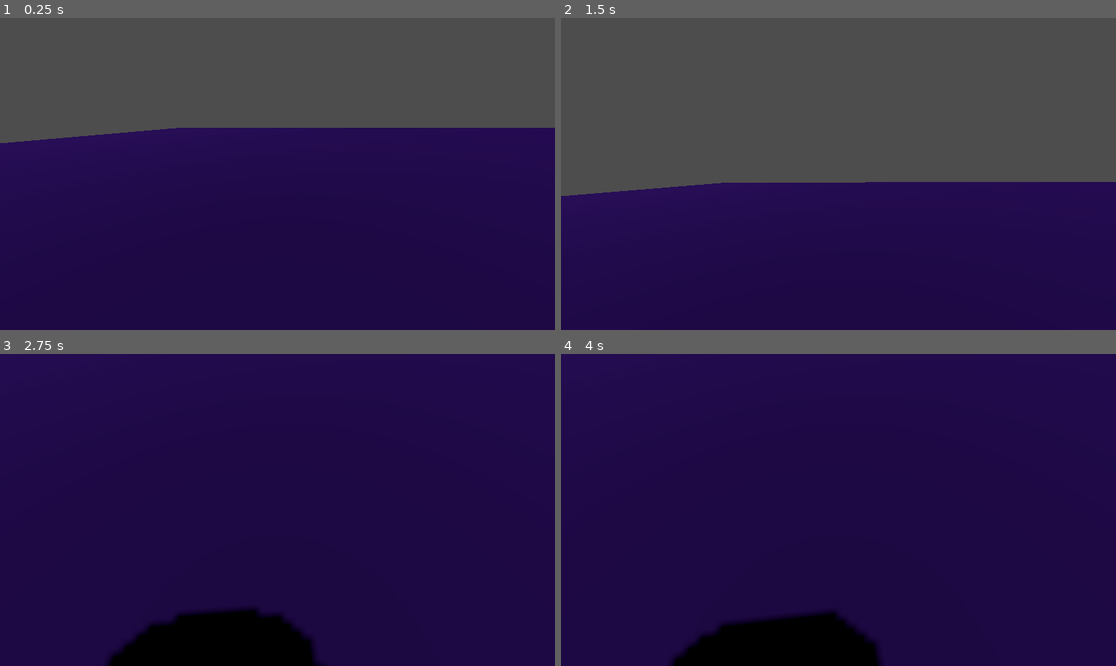
Above: before the commit, frames 1-4 (two rows, left to right).
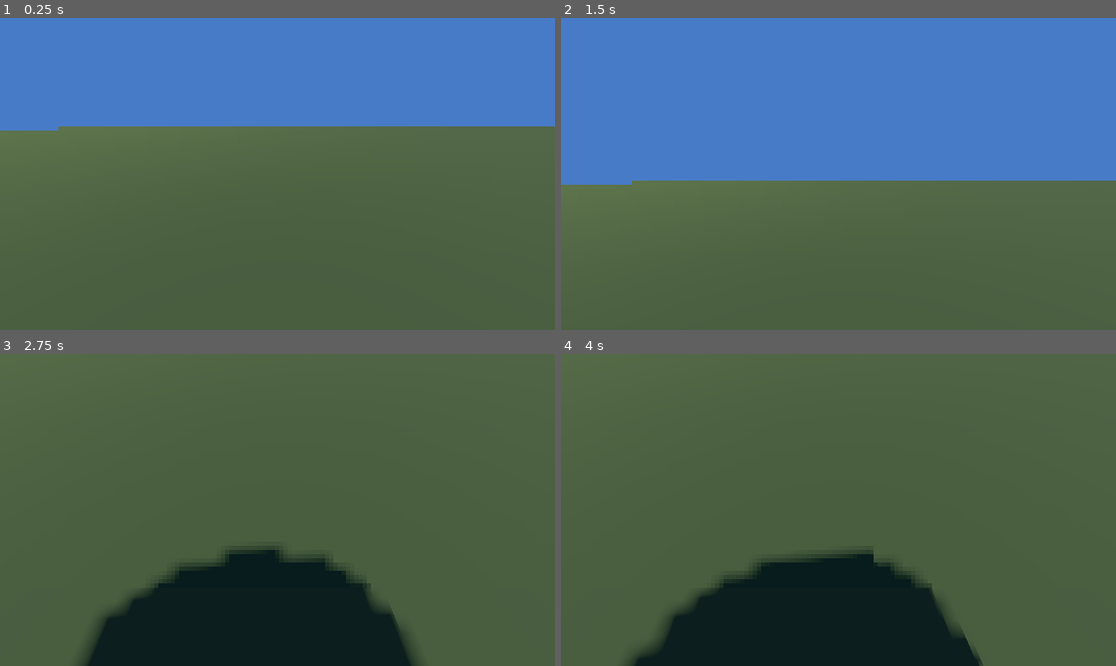
Above: after the commit, the same moments.

Repository: SorrenM/Git_Test
Game: Godot game, scene res://Main.tscn
Two runs of this game, one before a commit and one after it. Both use one fixed random seed, a clock stepped at 60 frames per second and the inputs below.
Inputs:
- Up to frame 1 (0.25 s): no input
- Up to frame 2 (1.5 s): tap Enter (ui_accept) at 0.5, 0.77 s; hold Right (ui_right) 0.53-1.28 s; tap S (look_down) at 0.6 s; hold Down (ui_down) from 1.28 s (still down); tap W (look_up) at 1.35 s
- Up to frame 3 (2.75 s): tap Enter (ui_accept) at 1.52, 2 s; release Down (ui_down) at 2.03 s; hold Right (ui_right) from 2.03 s (still down); tap S (look_down) at 2.1 s
- Up to frame 4 (4 s): release Right (ui_right) at 2.78 s; hold Up (ui_up) 2.78-3.53 s; tap W (look_up) at 2.85 s; tap Enter (ui_accept) at 3.02, 3.5, 3.77 s; hold Left (ui_left) from 3.53 s (still down); tap S (look_down) at 3.6 s

The runs differ from the first frame. In frame 1, 100% of the frame differs, in the area x 0-100%, y 0-100%; in frame 2, 100%; in frame 3, 100%; in frame 4, 100%.

Commit message:
Added pixelation shader
Made some scuffed pixelation shader. Edit the 'Pixel Size' in the materials shader perameters to adjust.

Diff:
--- a/environment_01.tscn
+++ b/environment_01.tscn
@@ -1,4 +1,6 @@
 [gd_scene format=3 uid="uid://c2g8mrajatb0m"]
+
+[ext_resource type="Shader" uid="uid://cd4pgtrtt7k0p" path="res://shaders/new_shader.gdshader" id="1_keagx"]
 
 [sub_resource type="WorldBoundaryShape3D" id="WorldBoundaryShape3D_rxg2q"]
 
@@ -6,7 +8,32 @@
 size = Vector2(100, 100)
 
 [sub_resource type="StandardMaterial3D" id="StandardMaterial3D_glv2v"]
-albedo_color = Color(0.21716979, 0.3041195, 0.20420888, 1)
+albedo_color = Color(0.28061143, 0.2878306, 0.17312148, 1)
+
+[sub_resource type="ShaderMaterial" id="ShaderMaterial_jjogm"]
+render_priority = 0
+shader = ExtResource("1_keagx")
+shader_parameter/pixel_size = 6.0
+
+[sub_resource type="QuadMesh" id="QuadMesh_48q7v"]
+material = SubResource("ShaderMaterial_jjogm")
+flip_faces = true
+size = Vector2(2, 1)
+
+[sub_resource type="Sky" id="Sky_48q7v"]
+
+[sub_resource type="Environment" id="Environment_keagx"]
+background_mode = 1
+background_color = Color(0.28355306, 0.4808485, 0.7786409, 1)
+sky = SubResource("Sky_48q7v")
+ambient_light_color = Color(0.378438, 0.68001854, 0.8301399, 1)
+ambient_light_energy = 0.0
+
+[sub_resource type="CameraAttributesPractical" id="CameraAttributesPractical_jjogm"]
+
+[sub_resource type="Compositor" id="Compositor_2kncw"]
+
+[sub_resource type="BoxMesh" id="BoxMesh_48q7v"]
 
 [node name="Environment_01" type="Node" unique_id=929874254]
 
@@ -16,11 +43,36 @@
 shape = SubResource("WorldBoundaryShape3D_rxg2q")
 
 [node name="MeshInstance3D" type="MeshInstance3D" parent="Ground" unique_id=1535666797]
+transform = Transform3D(1, 0, 0, 0, 1, 0, 0, 0, 1, 4.2875757, 1.1025381, -3.0286522)
 mesh = SubResource("PlaneMesh_glv2v")
 surface_material_override/0 = SubResource("StandardMaterial3D_glv2v")
 
 [node name="DirectionalLight3D" type="DirectionalLight3D" parent="." unique_id=960697086]
 transform = Transform3D(0.8660254, 2.1855694e-08, -0.5, 0.5, -3.7855173e-08, 0.8660254, 0, -1, -4.371139e-08, -11.88475, 27.201336, 0)
-light_color = Color(0.48569787, 0.1731669, 0.99999994, 1)
+light_color = Color(0.71827054, 0.7483231, 0.6054052, 1)
 light_energy = 1.408
 shadow_enabled = true
+
+[node name="Pixelation" type="MeshInstance3D" parent="." unique_id=556670970]
+transform = Transform3D(0.788537, 0, 0.6149873, 0, 1, 0, -0.6149873, 0, 0.788537, 1.8156152, 6.36223, 6.545606)
+extra_cull_margin = 16384.0
+mesh = SubResource("QuadMesh_48q7v")
+
+[node name="WorldEnvironment" type="WorldEnvironment" parent="." unique_id=633749755]
+environment = SubResource("Environment_keagx")
+camera_attributes = SubResource("CameraAttributesPractical_jjogm")
+compositor = SubResource("Compositor_2kncw")
+
+[node name="MeshInstance3D2" type="MeshInstance3D" parent="." unique_id=1189854160]
+transform = Transform3D(5.1246476, 0, 0, 0, 5.1246476, 0, 0, 0, 5.1246476, -5.3723063, 2.6924543, 0)
+mesh = SubResource("BoxMesh_48q7v")
+
+[node name="MeshInstance3D3" type="MeshInstance3D" parent="." unique_id=158716339]
+transform = Transform3D(18.03405, 0, 0, 0, 18.03405, 0, 0, 0, 18.03405, -17.766642, 2.6924543, 0)
+mesh = SubResource("BoxMesh_48q7v")
+
+[node name="MeshInstance3D4" type="MeshInstance3D" parent="." unique_id=2029091313]
+transform = Transform3D(6.985495, 0, 0, 0, 6.985495, 0, 0, 0, 24.68503, -17.766642, 2.6924543, 10.621688)
+mesh = SubResource("BoxMesh_48q7v")
+
+[node name="SubViewport" type="SubViewport" parent="." unique_id=1024933991]
--- /dev/null
+++ b/shaders/new_shader.gdshader
@@ -0,0 +1,15 @@
+shader_type spatial;
+render_mode unshaded, fog_disabled;
+uniform sampler2D screen_texture : hint_screen_texture;
+uniform float pixel_size : hint_range(0.0, 100.0, 2.0) = 8.0;
+
+void vertex() {
+	POSITION = vec4(VERTEX.xy, 1.0, 1.0);
+}
+void fragment() {
+	vec2 tex_size = vec2(textureSize(screen_texture, 0));
+	vec2 pixel_count = tex_size / pixel_size;
+	vec2 pixelated_uv = floor(SCREEN_UV * pixel_count) / pixel_count;
+	vec4 colour = texture(screen_texture, pixelated_uv);
+	ALBEDO = colour.rgb;
+}
Not shown, added: shaders/new_shader.gdshader.uid
